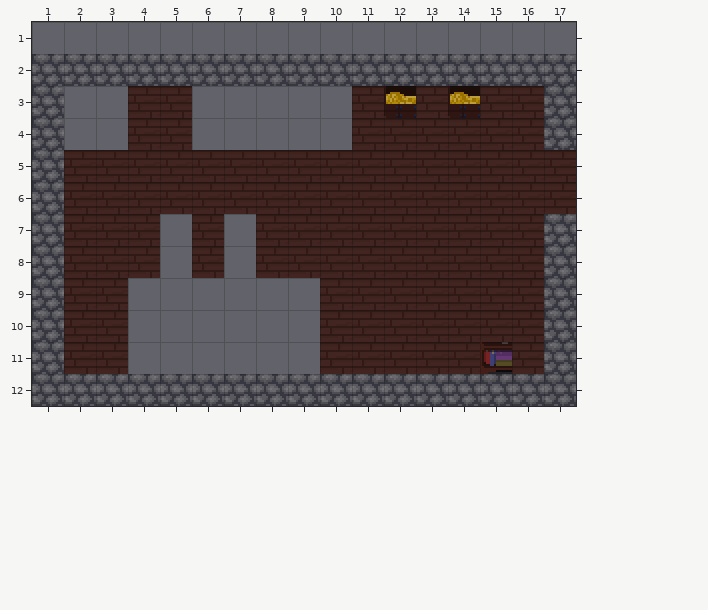
Tiled map, stored at game/assets/tiles/kitchen.tmx. Above: the version before the commit.
Cells are 16x16 px. Shown: x 1..17, y 1..12.
After the commit:
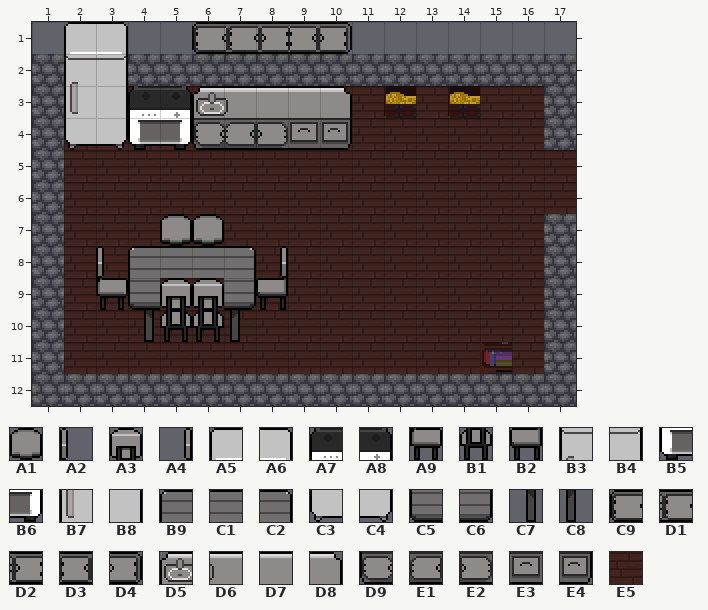
Key: from "kitchen_tileset": A1 86, A2 87, A3 88, A4 89, A5 91, A6 92, A7 94, A8 95, A9 172, B1 173, B2 174, B3 176, B4 177, B5 179, B6 180, B7 261, B8 262, B9 341, C1 342, C2 344, C3 346, C4 347, C5 426, C6 429, C7 511, C8 514, C9 681, D1 682, D2 683, D3 684, D4 685, D5 851, D6 852, D7 853, D8 855, D9 936, E1 937, E2 938, E3 939, E4 940; from "tileset": E5 0.
__ is an empty cell.
Tiles of an added or newly shown layer are drawn over the layers below it.
What changed:
Layer "Tile Layer 1":
y 3: x 6 __ -> E5; x 10 __ -> E5
y 4: x 2..3 __ __ -> E5 E5; x 6 __ -> E5; x 10 __ -> E5
y 7: x 5 __ -> E5; x 7 __ -> E5
y 8: x 7 __ -> E5
y 9..11: x 4..9 __ __ __ __ __ __ -> E5 E5 E5 E5 E5 E5
Layer "Tile Layer 2" (added):
y 1: x 2..3 __ __ -> A5 A6; x 6..10 __ __ __ __ __ -> C9 D1 D2 D3 D4
y 2: x 2..3 __ __ -> B3 B4
y 3: x 2..10 __ __ __ __ __ __ __ __ __ -> B7 B8 A7 A8 D5 D6 D7 D7 D8
y 4: x 2..10 __ __ __ __ __ __ __ __ __ -> C3 C4 B5 B6 D9 E1 E2 E3 E4
y 7: x 5..6 __ __ -> A1 A1
y 8: x 3..8 __ __ __ __ __ __ -> A2 B9 C1 C1 C2 A4
y 9: x 3..8 __ __ __ __ __ __ -> A9 C5 A3 A3 C6 B2
y 10: x 4..7 __ __ __ __ -> C7 B1 B1 C8
Pixel boxes of the changes (left, top, right, bottom) in both pictures:
added: (64, 22, 352, 150)
added: (96, 214, 320, 374)
